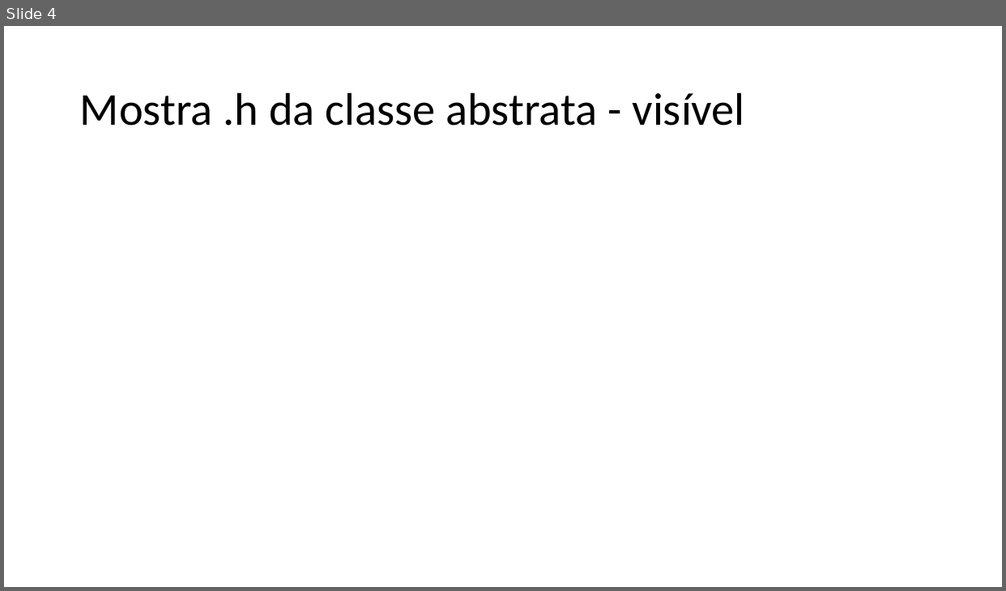
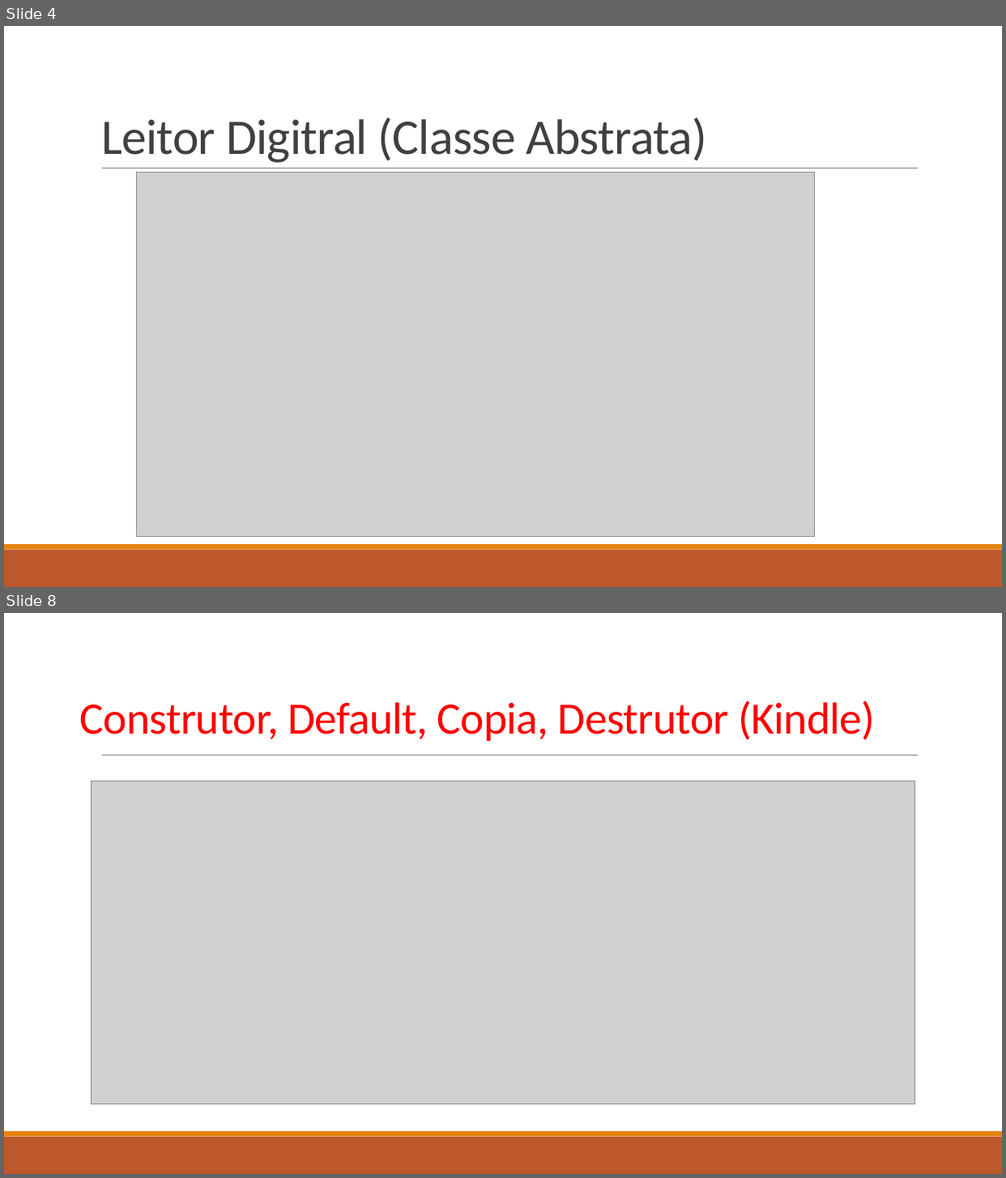
Before and after one commit to R-ronivaldo/LeitorDigital-Polimorfismo-, a slide deck: Requisitos Polimorfismo (1).pptx. Shown one above the other, each under a label of ours: slide 4 before the commit, slides 4 and 8 after it; the slides between them are not shown. The pictures are 1006x591 and 1006x1178 pixels, drawn with LibreOffice and Linux fonts; fonts in the diff are those of the drawing; grey boxes stand for pictures. Boxes give left, top, right and bottom in pixels: in the first picture for what was removed or moved away, otherwise in the second. Text is boxed around its words. In the diff, an @@ line names an element or a change of style, - is before the commit and + after.

```diff
--- a/Requisitos Polimorfismo (1).pptx
+++ b/Requisitos Polimorfismo (1).pptx
@@ slide 8 added at bbox=[4, 613, 1002, 1174], background #FFFFFF; not listed: 3 template elements that a slide beside it also shows @@
@@ title added at bbox=[80, 700, 875, 741], 43.2 pt, text #FF0000 @@
+Construtor, Default, Copia, Destrutor (Kindle)
@@ picture added at bbox=[91, 781, 915, 1105] @@
@@ slide 4 changed as well @@
@@ title "Leitor Digitral (Classe Abstrata)" at bbox=[101, 118, 707, 163]: vertical alignment middle to bottom @@
@@ title at bbox=[101, 118, 707, 163]: text changed; size 44 to 48 pt; text colour #000000 to #404040 @@
-Mostra .h da classe abstrata - visível
+Leitor Digitral (Classe Abstrata)
@@ line added from (102, 169) to (918, 169), #808080 0.5 pt @@
@@ picture added at bbox=[136, 172, 814, 537] @@
@@ rectangle added at bbox=[4, 550, 1002, 587], fill #BD582C @@
@@ rectangle added at bbox=[4, 544, 1002, 550], fill #E48312 @@
```
Also in this commit, not shown: 5 other slides changed, 9 other slides added, 10 slides removed, 21 other files.
